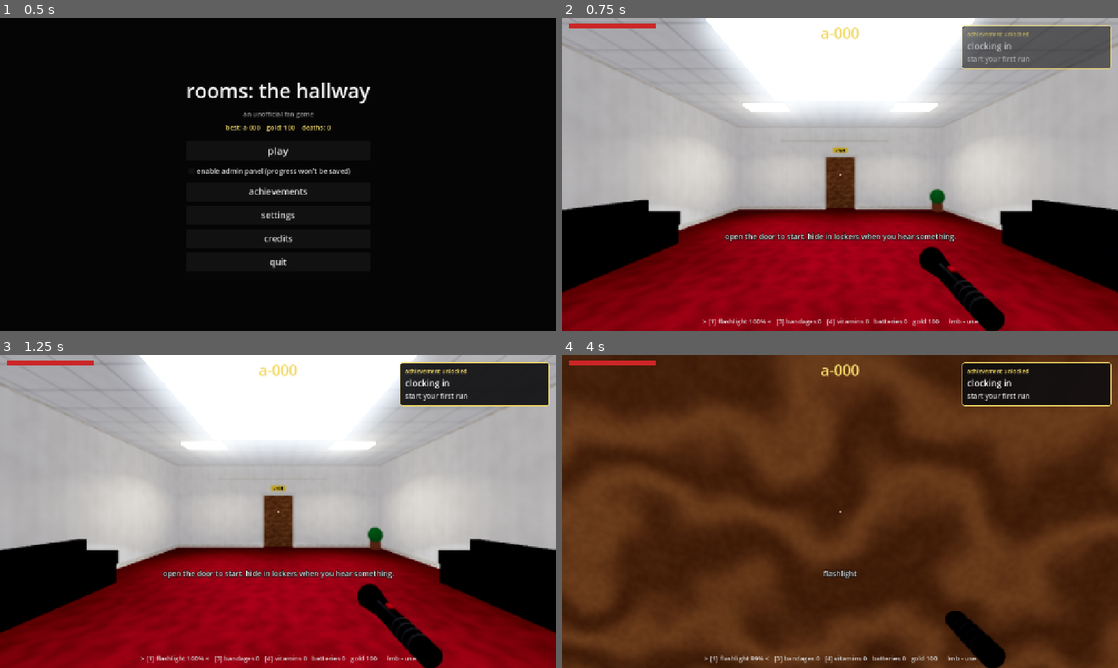
Above: before the commit, frames 1-4 (two rows, left to right).
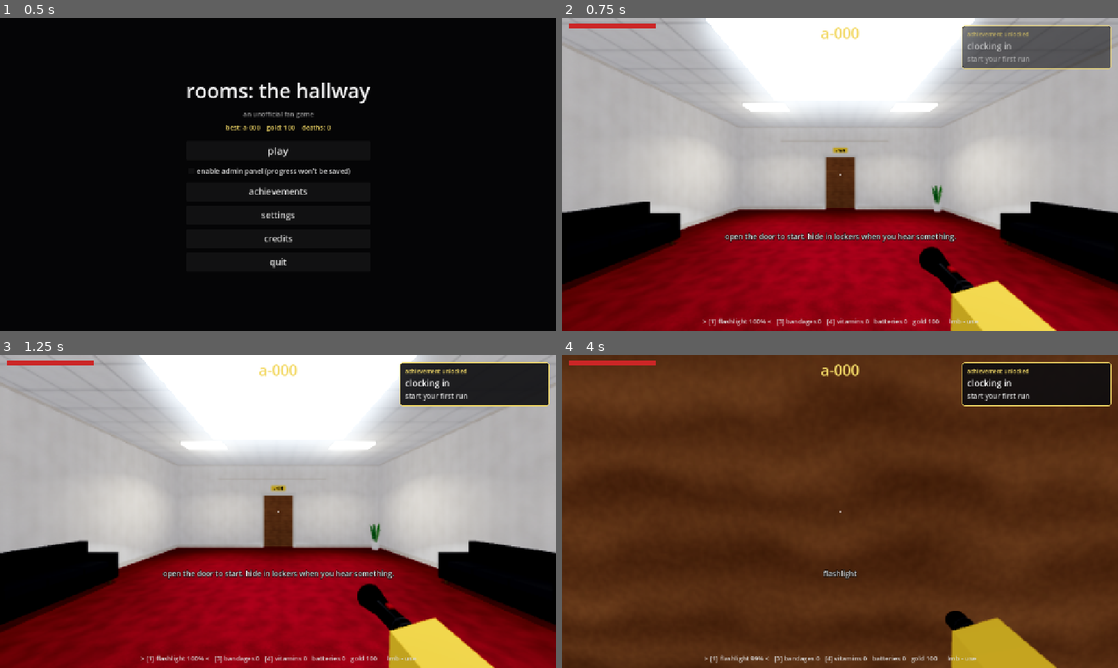
Above: after the commit, the same moments.

Repository: jhu7600codes/dir-projects
Game: Godot game, scene res://scenes/main_menu.tscn
Two runs of this game, one before a commit and one after it. Both use one fixed random seed, a clock stepped at 60 frames per second and the inputs below.
Inputs (mouse positions are in pixels of both pictures, inside the frame that each line leads up to):
- Up to frame 1 (0.5 s): no input
- Up to frame 2 (0.75 s): click "play" at 0.5 s
- Up to frame 3 (1.25 s): no input
- Up to frame 4 (4 s): tap Enter at 1.25 s; move the mouse to (867, 511) at 1.27 s; hold C (crouch) 1.28-2.03 s; hold W (move_forward) from 1.28 s (still down); click (867, 511) at 1.42 s; tap Space (jump) at 1.52, 2.27, 3.77 s; move the mouse to (812, 511) at 2.02 s; tap E (interact) at 2.1 s; click (812, 511) at 2.17 s; move the mouse to (851, 505) at 2.77 s; hold Mouse wheel down (item_next) 2.78-3.53 s; click (851, 505) at 2.92 s; move the mouse to (834, 517) at 3.52 s; tap Mouse wheel up (item_prev) at 3.6 s; click (834, 517) at 3.67 s

Frame 1 is identical in both runs. In frame 2, 3.6% of the frame differs, in the area x 0-100%, y 48-100%; in frame 3, 3.7%; in frame 4, 17%, in the area x 0-100%, y 1-100%.

Commit message:
Add a roblox style arm holding items, real plant models and better furniture
- blocky yellow roblox arm holds whatever item you have out; the hand and
  item are on their own render layer so your flashlight doesn't wash them out
- plants are built from generated leaf meshes: office ferns, snake plants
  and round bushes in tapered pots with soil (fallen ones spill soil)
- office chairs with wheels, couches with cushions, shelves with boxes and
  binders, fridges with doors and handles
- calmer wood grain on doors and tables

Co-Authored-By: Claude Opus 5.5 <noreply@anthropic.com>
Claude-Session: https://claude.ai/code/session_0199qGiBZCTPzV4D1wckxNrd

Diff:
--- a/rooms/scripts/autoload/assets.gd
+++ b/rooms/scripts/autoload/assets.gd
@@ -139,8 +139,8 @@
 					if fine.get_pixel((x * 7) % S, (y * 5) % S).r > 0.82:
 						t = 1.0
 				"wood":
-					t = 0.5 + 0.5 * sin(TAU * (y * 6.0 / S) + n1 * 9.0)
-					t = t * 0.75 + n2 * 0.25
+					t = 0.5 + 0.5 * sin(TAU * (y * 10.0 / S) + n1 * 4.0)
+					t = t * 0.35 + n2 * 0.25 + n1 * 0.4
 				"metal":
 					t = fine.get_pixel(x, (y * 3) % S).r * 0.35 + n1 * 0.4 + fine.get_pixel((x * 9) % S, y).r * 0.25
 			var c := a.lerp(b, clampf(t, 0.0, 1.0))
--- a/rooms/scripts/player/player_lights.gd
+++ b/rooms/scripts/player/player_lights.gd
@@ -26,12 +26,14 @@
 	_flash.spot_attenuation = 0.8
 	_flash.shadow_enabled = int(Settings.data.quality) > 0
 	_flash.position = Vector3(0.2, -0.15, 0)
+	_flash.light_cull_mask = ~Viewmodel.LAYER  # don't light up your own hand
 	add_child(_flash)
 	_shake = SpotLight3D.new()
 	_shake.light_color = Color(0.45, 1.0, 0.5)
 	_shake.spot_range = 12.0
 	_shake.spot_angle = 40.0
 	_shake.position = Vector3(0.2, -0.15, 0)
+	_shake.light_cull_mask = ~Viewmodel.LAYER
 	add_child(_shake)
 	_audio = AudioStreamPlayer3D.new()
 	_audio.bus = "SFX"
--- a/rooms/scripts/player/viewmodel.gd
+++ b/rooms/scripts/player/viewmodel.gd
@@ -1,15 +1,27 @@
 class_name Viewmodel
 extends Node3D
-## the item you're holding, shown in the bottom right of the screen. it sways a little
-## behind your mouse, dips when you use something and rattles when you shake the shakelight.
+## the item you're holding, shown in the bottom right of the screen, held by a blocky
+## roblox arm. it sways a little behind your mouse, dips when you use something and
+## rattles when you shake the shakelight.
 
 const REST := Vector3(0.21, -0.2, -0.4)
+const LAYER := 2
+## classic roblox "bright yellow" skin
+const SKIN := Color(0.96, 0.8, 0.19)
+## where the hand grabs each item (viewmodel space) and where the arm goes off screen
+const GRIP := {
+	"flashlight": [Vector3(0.0, -0.01, 0.115), Vector3(0.09, -0.15, 0.6)],
+	"shakelight": [Vector3(0.0, -0.01, 0.115), Vector3(0.09, -0.15, 0.6)],
+	"bandage": [Vector3(0.01, -0.07, 0.03), Vector3(0.1, -0.3, 0.45)],
+	"vitamins": [Vector3(0.01, -0.06, 0.03), Vector3(0.1, -0.3, 0.45)],
+}
 
 var player: Player
 var _models := {}
 var _shown := ""
 var _sway := Vector2.ZERO
 var _kick := 0.0
+var _arm: MeshInstance3D
 
 
 func _ready() -> void:
@@ -26,8 +38,22 @@
 			m.scale = Vector3.ONE * 1.1
 		m.visible = false
 		_set_no_shadows(m)
+		_set_layer(m)
 		add_child(m)
 		_models[item] = m
+	# the arm: a roblox arm is a plain block, the "hand" is just its end
+	_arm = MeshInstance3D.new()
+	var bm := BoxMesh.new()
+	bm.size = Vector3(0.075, 0.075, 0.5)
+	_arm.mesh = bm
+	var mat := StandardMaterial3D.new()
+	mat.albedo_color = SKIN
+	mat.roughness = 0.65
+	_arm.material_override = mat
+	_arm.cast_shadow = GeometryInstance3D.SHADOW_CASTING_SETTING_OFF
+	_arm.visible = false
+	_arm.layers = LAYER
+	add_child(_arm)
 
 
 func _set_no_shadows(n: Node) -> void:
@@ -35,6 +61,14 @@
 		n.cast_shadow = GeometryInstance3D.SHADOW_CASTING_SETTING_OFF
 	for c in n.get_children():
 		_set_no_shadows(c)
+
+
+## the hand + item sit on their own render layer so your own flashlight doesn't blow them out
+func _set_layer(n: Node) -> void:
+	if n is VisualInstance3D:
+		n.layers = LAYER
+	for c in n.get_children():
+		_set_layer(c)
 
 
 func add_sway(rel: Vector2) -> void:
@@ -54,6 +88,7 @@
 		for k in _models:
 			_models[k].visible = k == want
 		_shown = want
+		_place_arm(want)
 	_sway = _sway.lerp(Vector2.ZERO, minf(1.0, 8.0 * delta))
 	_kick = move_toward(_kick, 0.0, delta * 0.3)
 	var shake := Vector3.ZERO
@@ -61,3 +96,16 @@
 		shake = Vector3(randf_range(-1, 1), randf_range(-1, 1), 0) * _kick * 0.3
 	var target := REST + Vector3(-_sway.x, _sway.y, 0) + Vector3(0, -_kick, _kick * 0.5) + shake
 	position = position.lerp(target, minf(1.0, 14.0 * delta))
+
+
+func _place_arm(item: String) -> void:
+	_arm.visible = GRIP.has(item)
+	if not _arm.visible:
+		return
+	var grip: Vector3 = GRIP[item][0]
+	var back: Vector3 = GRIP[item][1]
+	var dir := (back - grip).normalized()
+	var length: float = (_arm.mesh as BoxMesh).size.z
+	# box's +z runs from the hand back along the arm
+	var basis := Basis.looking_at(-dir, Vector3.UP)
+	_arm.transform = Transform3D(basis.rotated(dir, 0.2), grip + dir * (length / 2.0 - 0.03))
--- /dev/null
+++ b/rooms/scripts/world/prop_models.gd
@@ -0,0 +1,263 @@
+class_name PropModels
+## nicer built-in furniture and plant models (used when the manifest has no real model).
+## plants are made of actual leaf meshes; their meshes are generated once and shared.
+## everything returns a Node3D standing on the floor at its origin, facing +z.
+
+static var _cache := {}
+static var _mats := {}
+
+
+# ---- plants ---------------------------------------------------------------
+
+## kind: "fern", "snake" or "bush". variant picks one of a few pre-made shapes.
+static func plant(kind: String, variant: int) -> Node3D:
+	var root := Node3D.new()
+	# tapered pot with a rim and soil
+	var pot := _mat("pot", Color(0.62, 0.36, 0.24), 0.85)
+	if kind == "snake":
+		pot = _mat("pot_white", Color(0.9, 0.9, 0.88), 0.4)
+	_cyl(root, 0.17, 0.125, 0.32, Vector3(0, 0.16, 0), pot)
+	_cyl(root, 0.185, 0.185, 0.045, Vector3(0, 0.3, 0), pot)
+	_cyl(root, 0.16, 0.16, 0.02, Vector3(0, 0.305, 0), _mat("soil", Color(0.16, 0.11, 0.08), 1.0))
+	var mi := MeshInstance3D.new()
+	mi.mesh = _leaves(kind, variant)
+	mi.material_override = _leaf_mat()
+	mi.position.y = 0.31
+	root.add_child(mi)
+	if kind == "bush":
+		# a dark core so you can't see through the middle
+		var core := MeshInstance3D.new()
+		var sm := SphereMesh.new()
+		sm.radius = 0.2
+		sm.height = 0.36
+		core.mesh = sm
+		core.material_override = _mat("leaf_dark", Color(0.08, 0.22, 0.09), 1.0)
+		core.position.y = 0.52
+		root.add_child(core)
+	return root
+
+
+static func _leaves(kind: String, variant: int) -> ArrayMesh:
+	var key := "leaves_%s_%d" % [kind, variant]
+	if _cache.has(key):
+		return _cache[key]
+	var rng := RandomNumberGenerator.new()
+	rng.seed = hash(key)
+	var st := SurfaceTool.new()
+	st.begin(Mesh.PRIMITIVE_TRIANGLES)
+	match kind:
+		"fern":
+			# big arching fronds, like an office palm
+			var n := rng.randi_range(13, 17)
+			for i in n:
+				var a := TAU * i / n + rng.randf_range(-0.2, 0.2)
+				var out := Vector3(cos(a), 0, sin(a))
+				_leaf(st, rng, Vector3.ZERO, out, rng.randf_range(0.45, 0.7), rng.randf_range(0.09, 0.13), rng.randf_range(0.45, 0.8), rng.randf_range(0.5, 0.8))
+			for i in 5:
+				var a := rng.randf() * TAU
+				_leaf(st, rng, Vector3.ZERO, Vector3(cos(a), 0, sin(a)), rng.randf_range(0.35, 0.5), 0.08, 1.4, 0.4)
+		"snake":
+			# tall stiff upright blades
+			var n := rng.randi_range(8, 11)
+			for i in n:
+				var a := rng.randf() * TAU
+				var r := rng.randf_range(0.0, 0.1)
+				var base := Vector3(cos(a) * r, 0, sin(a) * r)
+				_leaf(st, rng, base, Vector3(cos(a), 0, sin(a)) * 0.25, rng.randf_range(0.5, 0.75), rng.randf_range(0.06, 0.09), 1.1, 0.02)
+		_:
+			# round leafy bush: lots of short leaves pointing every way
+			for i in 70:
+				var dir := Vector3(rng.randf_range(-1, 1), rng.randf_range(-0.3, 1), rng.randf_range(-1, 1)).normalized()
+				var base := Vector3(0, 0.22, 0) + dir * 0.12
+				var flat := Vector3(dir.x, 0, dir.z)
+				if flat.length() < 0.05:
+					flat = Vector3(1, 0, 0)
+				_leaf(st, rng, base, flat.normalized(), rng.randf_range(0.16, 0.24), rng.randf_range(0.07, 0.1), dir.y * 1.6 + 0.3, 0.15)
+	st.generate_normals()
+	var mesh := st.commit()
+	_cache[key] = mesh
+	return mesh
+
+
+## one leaf: a pointed strip that rises then droops. color varies a bit per leaf.
+static func _leaf(st: SurfaceTool, rng: RandomNumberGenerator, base: Vector3, out: Vector3, length: float, width: float, rise: float, droop: float) -> void:
+	const SEG := 6
+	var axis := out.normalized()
+	var side := axis.cross(Vector3.UP).normalized()
+	var col := Color(0.16, 0.42, 0.17).lerp(Color(0.33, 0.6, 0.22), rng.randf())
+	var twist := rng.randf_range(-0.4, 0.4)
+	var pts: Array[Vector3] = []
+	for i in SEG + 1:
+		var t := float(i) / SEG
+		var p := base + out * length * t + Vector3.UP * length * (rise * t - droop * t * t * 1.6)
+		pts.append(p)
+	for i in SEG:
+		var t0 := float(i) / SEG
+		var t1 := float(i + 1) / SEG
+		var w0 := width * pow(sin(PI * clampf(t0 * 0.95 + 0.05, 0, 1)), 0.7)
+		var w1 := width * pow(sin(PI * clampf(t1 * 0.95 + 0.05, 0, 1)), 0.7)
+		var s0 := side.rotated(axis, twist * t0)
+		var s1 := side.rotated(axis, twist * t1)
+		var a := pts[i] - s0 * w0 * 0.5
+		var b := pts[i] + s0 * w0 * 0.5
+		var c := pts[i + 1] + s1 * w1 * 0.5
+		var d := pts[i + 1] - s1 * w1 * 0.5
+		# slight fold along the middle vein looks more natural
+		var mid0 := pts[i] + Vector3.UP * w0 * 0.12
+		var mid1 := pts[i + 1] + Vector3.UP * w1 * 0.12
+		for tri in [[a, mid0, mid1], [a, mid1, d], [mid0, b, c], [mid0, c, mid1]]:
+			for v in tri:
+				st.set_color(col)
+				st.add_vertex(v)
+
+
+static func _leaf_mat() -> StandardMaterial3D:
+	if _mats.has("leaf"):
+		return _mats.leaf
+	var m := StandardMaterial3D.new()
+	m.vertex_color_use_as_albedo = true
+	m.cull_mode = BaseMaterial3D.CULL_DISABLED
+	m.roughness = 0.7
+	m.backlight_enabled = true
+	m.backlight = Color(0.15, 0.3, 0.1)
+	_mats.leaf = m
+	return m
+
+
+# ---- furniture --------------------------------------------------------------
+
+## office chair: 5 legs with wheels, gas lift, seat, backrest, armrests
+static func office_chair(seat_h: float) -> Node3D:
+	var root := Node3D.new()
+	var black := _mat("chair_black", Color(0.07, 0.07, 0.08), 0.7)
+	var metal := _mat("chrome", Color(0.6, 0.6, 0.62), 0.25, 0.9)
+	var cloth := _mat("chair_cloth", Color(0.13, 0.14, 0.17), 1.0)
+	for i in 5:
+		var a := TAU * i / 5.0
+		var leg := Node3D.new()
+		leg.rotation.y = a
+		root.add_child(leg)
+		_box(leg, Vector3(0.05, 0.04, 0.3), Vector3(0, 0.08, 0.15), black)
+		var wheel := MeshInstance3D.new()
+		var sm := SphereMesh.new()
+		sm.radius = 0.035
+		sm.height = 0.07
+		wheel.mesh = sm
+		wheel.material_override = black
+		wheel.position = Vector3(0, 0.035, 0.29)
+		leg.add_child(wheel)
+	_cyl(root, 0.025, 0.025, seat_h - 0.1, Vector3(0, (seat_h - 0.1) / 2 + 0.08, 0), metal)
+	_box(root, Vector3(0.5, 0.06, 0.48), Vector3(0, seat_h, 0), black)
+	_box(root, Vector3(0.48, 0.07, 0.46), Vector3(0, seat_h + 0.06, 0.01), cloth)
+	_box(root, Vector3(0.05, 0.3, 0.05), Vector3(0, seat_h + 0.2, -0.24), black)
+	_box(root, Vector3(0.46, 0.5, 0.07), Vector3(0, seat_h + 0.45, -0.26), cloth)
+	for sx in [-1.0, 1.0]:
+		_box(root, Vector3(0.04, 0.2, 0.04), Vector3(sx * 0.25, seat_h + 0.13, 0), black)
+		_box(root, Vector3(0.07, 0.04, 0.3), Vector3(sx * 0.25, seat_h + 0.24, 0), black)
+	return root
+
+
+## couch: frame, 3 seat cushions, 3 back cushions, arms, little legs
+static func couch() -> Node3D:
+	var root := Node3D.new()
+	var frame := _mat("couch", Color(0.09, 0.09, 0.1), 0.9)
+	var cushion := _mat("couch_cushion", Color(0.12, 0.12, 0.13), 1.0)
+	var legs := _mat("couch_legs", Color(0.3, 0.2, 0.12), 0.6)
+	_box(root, Vector3(2.0, 0.28, 0.85), Vector3(0, 0.24, 0), frame)
+	_box(root, Vector3(2.0, 0.6, 0.22), Vector3(0, 0.5, -0.33), frame)
+	for i in 3:
+		var x := -0.6 + i * 0.6
+		_box(root, Vector3(0.58, 0.13, 0.6), Vector3(x, 0.44, 0.08), cushion)
+		_box(root, Vector3(0.58, 0.42, 0.14), Vector3(x, 0.72, -0.17), cushion)
+	for sx in [-1.0, 1.0]:
+		_box(root, Vector3(0.2, 0.55, 0.85), Vector3(sx * 0.95, 0.38, 0), frame)
+		for sz in [-1.0, 1.0]:
+			_box(root, Vector3(0.06, 0.1, 0.06), Vector3(sx * 0.9, 0.05, sz * 0.36), legs)
+	return root
+
+
+## metal shelf with uprights, 4 boards and some boxes / binders on it
+static func shelf(rng: RandomNumberGenerator) -> Node3D:
+	var root := Node3D.new()
+	var metal := _mat("shelf_metal", Color(0.5, 0.52, 0.55), 0.45, 0.6)
+	for sx in [-0.68, 0.68]:
+		for sz in [-0.2, 0.2]:
+			_box(root, Vector3(0.04, 2.0, 0.04), Vector3(sx, 1.0, sz), metal)
+	var colors := [Color(0.75, 0.6, 0.4), Color(0.2, 0.3, 0.6), Color(0.6, 0.15, 0.15), Color(0.85, 0.85, 0.8), Color(0.25, 0.45, 0.25)]
+	for i in 4:
+		var y := 0.12 + i * 0.6
+		_box(root, Vector3(1.4, 0.03, 0.44), Vector3(0, y, 0), metal)
+		if i == 3:
+			continue
+		var x := -0.6
+		while x < 0.55:
+			if rng.randf() < 0.3:
+				x += 0.15
+				continue
+			if rng.randf() < 0.5:
+				# cardboard box
+				var w := rng.randf_range(0.25, 0.4)
+				var h := rng.randf_range(0.2, 0.35)
+				_box(root, Vector3(w, h, 0.35), Vector3(x + w / 2, y + 0.015 + h / 2, 0), _mat("cardboard", colors[0], 0.95))
+				x += w + 0.03
+			else:
+				# a few binders
+				for k in rng.randi_range(2, 5):
+					var c: Color = colors[rng.randi_range(1, colors.size() - 1)]
+					_box(root, Vector3(0.05, 0.3, 0.26), Vector3(x + 0.025, y + 0.165, 0.05), _mat("binder_%s" % c.to_html(), c, 0.6))
+					x += 0.055
+				x += 0.05
+	return root
+
+
+## fridge with a freezer door, gaps and handles
+static func fridge() -> Node3D:
+	var root := Node3D.new()
+	var white := _mat("fridge", Color(0.9, 0.9, 0.88), 0.35, 0.1)
+	var dark := _mat("fridge_gap", Color(0.2, 0.2, 0.2), 0.8)
+	var chrome := _mat("chrome", Color(0.6, 0.6, 0.62), 0.25, 0.9)
+	_box(root, Vector3(0.8, 1.9, 0.68), Vector3(0, 0.95, -0.01), white)
+	_box(root, Vector3(0.8, 0.015, 0.02), Vector3(0, 1.32, 0.335), dark)
+	_box(root, Vector3(0.03, 0.4, 0.04), Vector3(-0.33, 1.05, 0.36), chrome)
+	_box(root, Vector3(0.03, 0.25, 0.04), Vector3(-0.33, 1.5, 0.36), chrome)
+	_box(root, Vector3(0.8, 0.06, 0.6), Vector3(0, 0.03, 0), dark)
+	return root
+
+
+# ---- helpers ------------------------------------------------------------------
+
+static func _mat(key: String, c: Color, rough: float, metal := 0.0) -> StandardMaterial3D:
+	if _mats.has(key):
+		return _mats[key]
+	var m := StandardMaterial3D.new()
+	m.albedo_color = c
+	m.roughness = rough
+	m.metallic = metal
+	_mats[key] = m
+	return m
+
+
+static func _box(parent: Node3D, size: Vector3, pos: Vector3, mat: Material) -> MeshInstance3D:
+	var mi := MeshInstance3D.new()
+	var bm := BoxMesh.new()
+	bm.size = size
+	mi.mesh = bm
+	mi.material_override = mat
+	mi.position = pos
+	parent.add_child(mi)
+	return mi
+
+
+static func _cyl(parent: Node3D, top: float, bottom: float, h: float, pos: Vector3, mat: Material) -> MeshInstance3D:
+	var mi := MeshInstance3D.new()
+	var cm := CylinderMesh.new()
+	cm.top_radius = top
+	cm.bottom_radius = bottom
+	cm.height = h
+	cm.radial_segments = 24
+	cm.rings = 1
+	mi.mesh = cm
+	mi.material_override = mat
+	mi.position = pos
+	parent.add_child(mi)
+	return mi
--- a/rooms/scripts/world/props.gd
+++ b/rooms/scripts/world/props.gd
@@ -34,58 +34,50 @@
 static func chair(room: RoomBase, pos: Vector3, yaw := 0.0, fallen := false) -> void:
 	if _model(room, "chair_fallen" if fallen else "chair", pos, yaw):
 		return
-	var holder := Node3D.new()
-	holder.position = pos
-	holder.rotation.y = yaw
+	var c := PropModels.office_chair(SEAT_H)
+	c.position = pos
+	c.rotation.y = yaw
 	if fallen:
-		holder.rotation.x = -PI / 2
-		holder.position.y += 0.25
-	room.add_child(holder)
-	room.box(Vector3(0.55, 0.07, 0.55), Vector3(0, SEAT_H, 0), Mats.get_mat("fabric"), false, 0.0, holder)
-	room.box(Vector3(0.55, 0.6, 0.07), Vector3(0, SEAT_H + 0.33, -0.26), Mats.get_mat("fabric"), false, 0.0, holder)
-	room.box(Vector3(0.06, SEAT_H, 0.06), Vector3(0, SEAT_H / 2, 0), Mats.get_mat("metal"), false, 0.0, holder)
-	room.box(Vector3(0.5, 0.04, 0.06), Vector3(0, 0.03, 0), Mats.get_mat("metal"), false, 0.0, holder)
-	room.box(Vector3(0.06, 0.04, 0.5), Vector3(0, 0.03, 0), Mats.get_mat("metal"), false, 0.0, holder)
+		# tipped over backwards, lying on its back
+		c.rotation.x = -PI / 2 + 0.15
+		c.position.y += 0.28
+	room.add_child(c)
 
 
 static func plant(room: RoomBase, pos: Vector3, fallen := false) -> void:
 	if _model(room, "plant_fallen" if fallen else "plant", pos, room.rng.randf() * TAU):
 		return
-	var holder := Node3D.new()
-	holder.position = pos
+	var kinds := ["fern", "fern", "snake", "bush"]
+	var p := PropModels.plant(kinds[room.rng.randi() % kinds.size()], room.rng.randi() % 3)
+	p.position = pos
+	p.rotation.y = room.rng.randf() * TAU
 	if fallen:
-		holder.rotation.z = PI / 2
-		holder.position.y += 0.2
-	room.add_child(holder)
-	room.box(Vector3(0.3, 0.34, 0.3), Vector3(0, 0.17, 0), Mats.get_mat("pot"), false, 0.0, holder)
-	var leaves := MeshInstance3D.new()
-	var sm := SphereMesh.new()
-	sm.radius = 0.28
-	sm.height = 0.62
-	leaves.mesh = sm
-	leaves.material_override = Mats.get_mat("plant")
-	leaves.position = Vector3(0, 0.6, 0)
-	holder.add_child(leaves)
+		p.rotation.z = PI / 2 - 0.1
+		p.position.y += 0.17
+		# a bit of spilled soil
+		room.box(Vector3(0.5, 0.01, 0.35), pos + Vector3(0.35, 0.005, 0), PropModels._mat("soil", Color(0.16, 0.11, 0.08), 1.0), false, room.rng.randf() * TAU)
+	room.add_child(p)
 
 
 static func couch(room: RoomBase, pos: Vector3, yaw := 0.0) -> void:
-	if _model(room, "couch", pos, yaw):
-		return
+	if not _model(room, "couch", pos, yaw):
+		var c := PropModels.couch()
+		c.position = pos
+		c.rotation.y = yaw
+		room.add_child(c)
+	# collision only
 	var b := Basis(Vector3.UP, yaw)
-	room.box(Vector3(2.0, 0.45, 0.85), pos + Vector3(0, 0.22, 0), Mats.get_mat("fabric"), true, yaw)
-	room.box(Vector3(2.0, 0.5, 0.2), pos + b * Vector3(0, 0.7, -0.33), Mats.get_mat("fabric"), true, yaw)
-	for sx in [-1, 1]:
-		room.box(Vector3(0.2, 0.3, 0.85), pos + b * Vector3(sx * 0.95, 0.55, 0), Mats.get_mat("fabric"), true, yaw)
+	room.box(Vector3(2.0, 0.5, 0.85), pos + Vector3(0, 0.25, 0), Mats.get_mat("fabric"), true, yaw).visible = false
+	room.box(Vector3(2.0, 0.6, 0.22), pos + b * Vector3(0, 0.8, -0.33), Mats.get_mat("fabric"), true, yaw).visible = false
 
 
 static func shelf(room: RoomBase, pos: Vector3, yaw := 0.0) -> void:
-	if _model(room, "shelf", pos, yaw):
-		return
-	room.box(Vector3(1.4, 2.0, 0.45), pos + Vector3(0, 1.0, 0), Mats.get_mat("metal"), true, yaw)
-	for i in 3:
-		if room.rng.randf() < 0.6:
-			var off := Basis(Vector3.UP, yaw) * Vector3(room.rng.randf_range(-0.4, 0.4), 0.55 + i * 0.6, 0.15)
-			room.box(Vector3(0.35, 0.25, 0.3), pos + off, Mats.get_mat("paper"), false, yaw)
+	if not _model(room, "shelf", pos, yaw):
+		var s := PropModels.shelf(room.rng)
+		s.position = pos
+		s.rotation.y = yaw
+		room.add_child(s)
+	room.box(Vector3(1.4, 2.0, 0.45), pos + Vector3(0, 1.0, 0), Mats.get_mat("metal"), true, yaw).visible = false
 
 
 static func cubicle(room: RoomBase, pos: Vector3, yaw := 0.0) -> void:
@@ -101,9 +93,12 @@
 
 
 static func fridge(room: RoomBase, pos: Vector3, yaw := 0.0) -> void:
-	if _model(room, "fridge", pos, yaw):
-		return
-	room.box(Vector3(0.8, 1.9, 0.7), pos + Vector3(0, 0.95, 0), Mats.get_mat("plastic"), true, yaw)
+	if not _model(room, "fridge", pos, yaw):
+		var f := PropModels.fridge()
+		f.position = pos
+		f.rotation.y = yaw
+		room.add_child(f)
+	room.box(Vector3(0.8, 1.9, 0.7), pos + Vector3(0, 0.95, 0), Mats.get_mat("plastic"), true, yaw).visible = false
 
 
 static func counter(room: RoomBase, pos: Vector3, yaw := 0.0, length := 3.0) -> void:
Not shown, changed: rooms/export_presets.cfg
Not shown, added: rooms/scripts/world/prop_models.gd.uid
